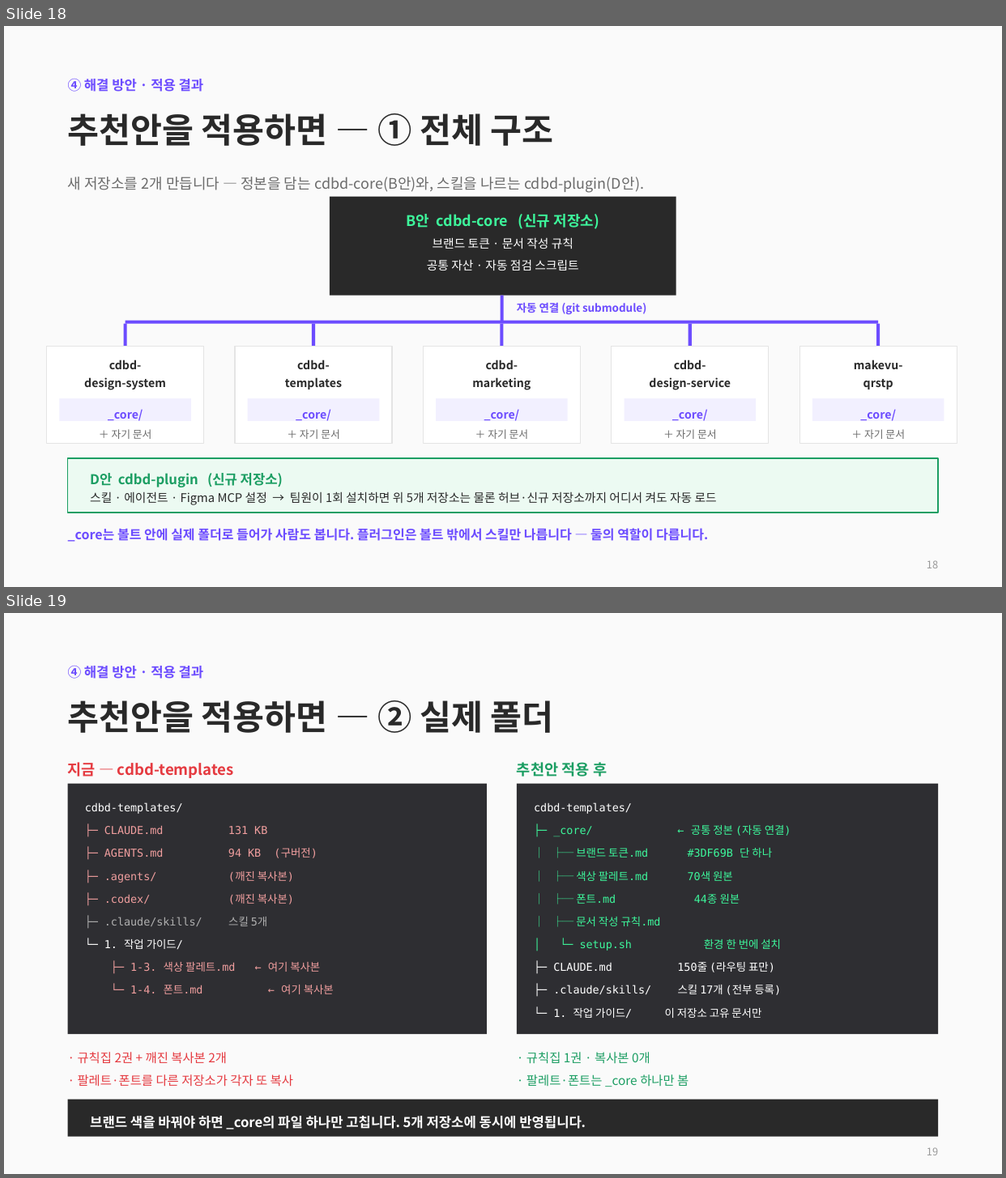
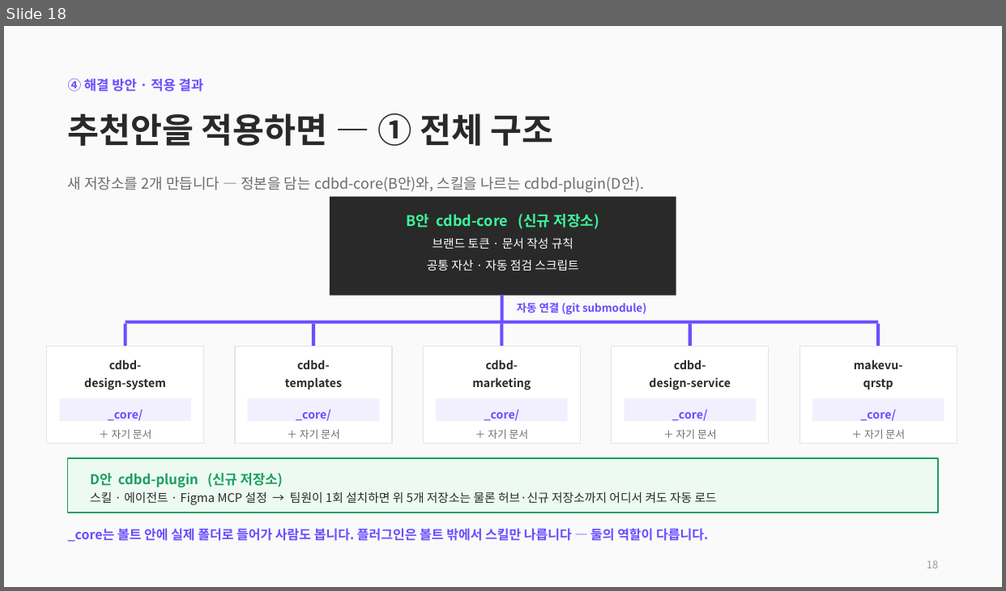
Before and after one commit to CdBd-in/design, a slide deck: CdBd 문서 체계 진단 및 개편 제안.pptx. Shown one above the other, each under a label of ours: slides 18 and 19 before the commit, slide 18 after it. The pictures are 1006x1178 and 1006x591 pixels, drawn with LibreOffice and Linux fonts; fonts in the diff are those of the drawing. Boxes give left, top, right and bottom in pixels: in the first picture for what was removed or moved away, otherwise in the second. Text is boxed around its words. In the diff, an @@ line names an element or a change of style, - is before the commit and + after.

```diff
--- a/CdBd 문서 체계 진단 및 개편 제안.pptx
+++ b/CdBd 문서 체계 진단 및 개편 제안.pptx
@@ slide 19 removed at (4,613,1002,1174), background #FFFFFF @@
@@ rectangle removed at (4,613,1002,1174) @@
@@ text removed at (68,666,204,679) @@
-④ 해결 방안 · 적용 결과
@@ text removed at (68,700,554,733) @@
-추천안을 적용하면 — ② 실제 폴더
@@ text removed at (68,762,234,778) @@
-지금 — cdbd-templates
@@ text removed at (517,762,607,777) @@
-추천안 적용 후
@@ rectangle removed at (68,784,487,1034) @@
@@ text removed at (85,803,320,995) @@
-cdbd-templates/
-├─ CLAUDE.md 131 KB
-├─ AGENTS.md 94 KB (구버전)
-├─ .agents/ (깨진 복사본)
-├─ .codex/ (깨진 복사본)
-├─ .claude/skills/ 스킬 5개
-└─ 1. 작업 가이드/
-├─ 1-3. 색상 팔레트.md ← 여기 복사본
-└─ 1-4. 폰트.md ← 여기 복사본
@@ rectangle removed at (517,784,938,1034) @@
@@ text removed at (534,803,791,1019) @@
-cdbd-templates/
-├─ _core/ ← 공통 정본 (자동 연결)
-│ ├─ 브랜드 토큰.md #3DF69B 단 하나
-│ ├─ 색상 팔레트.md 70색 원본
-│ ├─ 폰트.md 44종 원본
-│ ├─ 문서 작성 규칙.md
-│ └─ setup.sh 환경 한 번에 설치
-├─ CLAUDE.md 150줄 (라우팅 표만)
-├─ .claude/skills/ 스킬 17개 (전부 등록)
-└─ 1. 작업 가이드/ 이 저장소 고유 문서만
@@ text removed at (78,1052,293,1087) @@
-· 규칙집 2권 + 깨진 복사본 2개
-· 팔레트·폰트를 다른 저장소가 각자 또 복사
@@ text removed at (526,1052,688,1087) @@
-· 규칙집 1권 · 복사본 0개
-· 팔레트·폰트는 _core 하나만 봄
@@ rectangle removed at (68,1100,938,1137) @@
@@ text removed at (90,1116,586,1130) @@
-브랜드 색을 바꿔야 하면 _core의 파일 하나만 고칩니다. 5개 저장소에 동시에 반영됩니다.
@@ text removed at (927,1148,938,1156) @@
-19
```
Also in this commit, not shown: 3 slides changed, 1 other slide removed, 1 other file.
